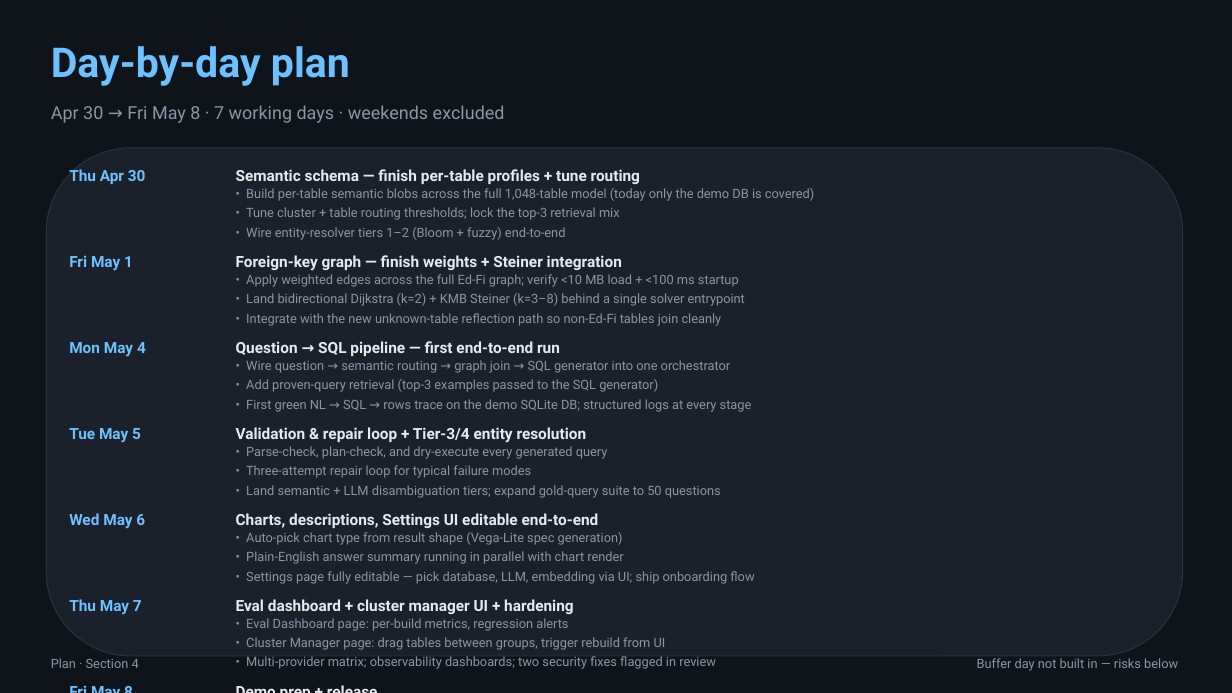
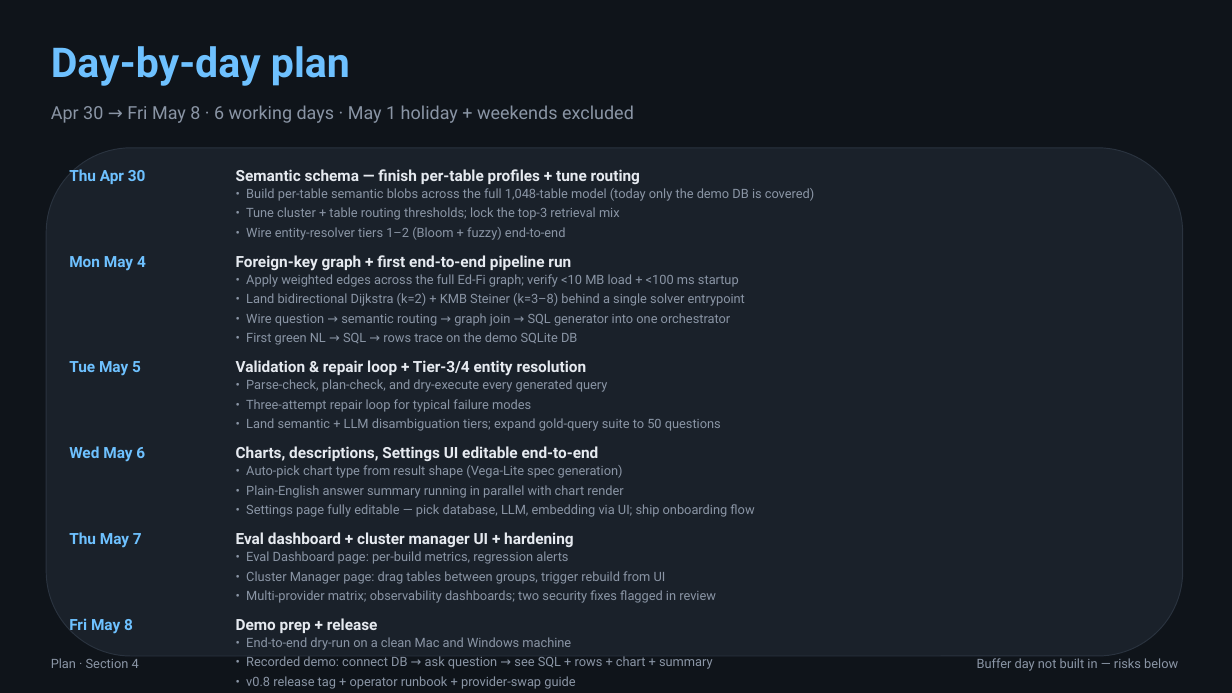
Before and after one commit to bharatmohanthakur/heavy_text2sql, a slide deck: slide 16 of docs/architecture_deck.pptx. Drawn at 1232x693 pixels with LibreOffice and Linux fonts; fonts in the diff are those of the drawing. Boxes give left, top, right and bottom in pixels: in the first picture for what was removed or moved away, otherwise in the second. Text is boxed around its words. In the diff, an @@ line names an element or a change of style, - is before the commit and + after.

```diff
--- a/docs/architecture_deck.pptx
+++ b/docs/architecture_deck.pptx
@@ text at [51,105,634,123]: text changed @@
-Apr 30 → Fri May 8 · 7 working days · weekends excluded
+Apr 30 → Fri May 8 · 6 working days · May 1 holiday + weekends excluded
@@ text at [69,256,146,271]: text changed @@
-Fri May 1
+Mon May 4
@@ text at [236,255,571,271]: text changed @@
-Foreign-key graph — finish weights + Steiner integration
+Foreign-key graph + first end-to-end pipeline run
@@ text "• Wire question → semantic ...": place and size @@
-text "• Wire question → semantic ..." at [246,360,731,373]
+text "• Wire question → semantic ..." at [246,313,731,326]
@@ text removed at [246,313,722,326] @@
-• Integrate with the new unknown-table reflection path so non-Ed-Fi tables join cleanly
@@ text removed at [69,342,146,357] @@
-Mon May 4
@@ text removed at [236,341,560,356] @@
-Question → SQL pipeline — first end-to-end run
@@ text at [246,332,577,345]: text changed @@
-• First green NL → SQL → rows trace on the demo SQLite DB; structured logs at every stage
+• First green NL → SQL → rows trace on the demo SQLite DB
@@ text removed at [246,379,658,392] @@
-• Add proven-query retrieval (top-3 examples passed to the SQL generator)
@@ 17 texts: place and size @@
-17 texts at [65,427,1183,693]
+17 texts at [69,360,754,634]
@@ text added at [246,637,571,650], 10 pt, text #8A95A5 @@
+• End-to-end dry-run on a clean Mac and Windows machine
@@ text added at [246,656,713,669], 10 pt, text #8A95A5 @@
+• Recorded demo: connect DB → ask question → see SQL + rows + chart + summary
@@ text added at [246,676,575,689], 10 pt, text #8A95A5 @@
+• v0.8 release tag + operator runbook + provider-swap guide
```
Also in this commit, not shown: 3 other slides changed, 1 other file.
